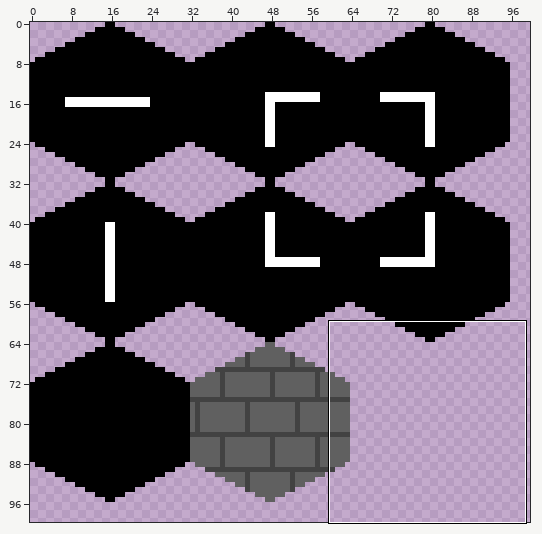
Sprite sheet: Art/TileSet.png. The first picture is a wide view before the edit; the outline marks the close-up.
Close-up. Before:
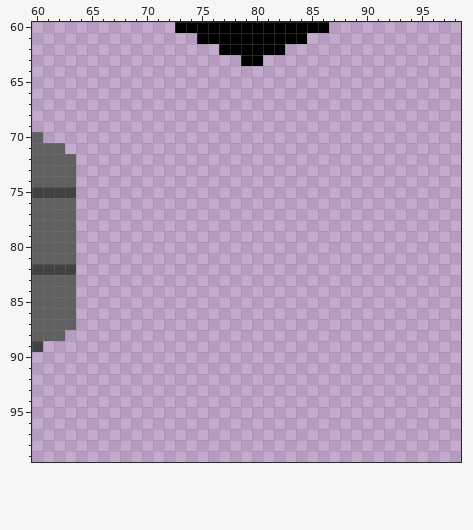
The file is 160x160 pixels. Shown: x 60..98, y 60..99. The wide view leaves out empty margins.
The result:
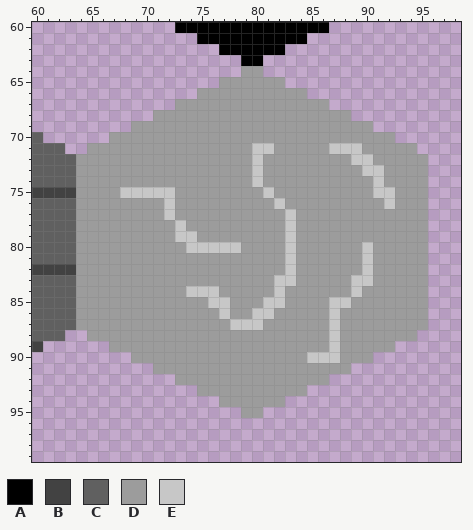
Palette (. is transparent): A #000000  B #424242  C #606060  D #9c9c9c  E #c7c7c7
Diff:
{"y":64,"x":79,"old":"..","new":"DD"}
{"y":65,"x":77,"old":"......","new":"DDDDDD"}
{"y":66,"x":75,"old":"..........","new":"DDDDDDDDDD"}
{"y":67,"x":73,"old":"..............","new":"DDDDDDDDDDDDDD"}
{"y":68,"x":71,"old":"..................","new":"DDDDDDDDDDDDDDDDDD"}
{"y":69,"x":69,"old":"......................","new":"DDDDDDDDDDDDDDDDDDDDDD"}
{"y":70,"x":67,"old":"..........................","new":"DDDDDDDDDDDDDDDDDDDDDDDDDD"}
{"y":71,"x":65,"old":"..............................","new":"DDDDDDDDDDDDDDDEEDDDDDEEEDDDDD"}
{"y":72,"x":64,"old":"................................","new":"DDDDDDDDDDDDDDDDEDDDDDDDDEEDDDDD"}
{"y":73,"x":64,"old":"................................","new":"DDDDDDDDDDDDDDDDEDDDDDDDDDEEDDDD"}
{"y":74,"x":64,"old":"................................","new":"DDDDDDDDDDDDDDDDEDDDDDDDDDDEDDDD"}
{"y":75,"x":64,"old":"................................","new":"DDDDEEEEEDDDDDDDDEDDDDDDDDDEEDDD"}
{"y":76,"x":64,"old":"................................","new":"DDDDDDDDEDDDDDDDDDEDDDDDDDDDEDDD"}
{"y":77,"x":64,"old":"................................","new":"DDDDDDDDEDDDDDDDDDDEDDDDDDDDDDDD"}
{"y":78,"x":64,"old":"................................","new":"DDDDDDDDDEDDDDDDDDDEDDDDDDDDDDDD"}
{"y":79,"x":64,"old":"................................","new":"DDDDDDDDDEEDDDDDDDDEDDDDDDDDDDDD"}
{"y":80,"x":64,"old":"................................","new":"DDDDDDDDDDEEEEEDDDDEDDDDDDEDDDDD"}
{"y":81,"x":64,"old":"................................","new":"DDDDDDDDDDDDDDDDDDDEDDDDDDEDDDDD"}
{"y":82,"x":64,"old":"................................","new":"DDDDDDDDDDDDDDDDDDDEDDDDDDEDDDDD"}
{"y":83,"x":64,"old":"................................","new":"DDDDDDDDDDDDDDDDDDEEDDDDDEEDDDDD"}
{"y":84,"x":64,"old":"................................","new":"DDDDDDDDDDEEEDDDDDEDDDDDDEDDDDDD"}
{"y":85,"x":64,"old":"................................","new":"DDDDDDDDDDDDEEDDDEEDDDDEEDDDDDDD"}
{"y":86,"x":64,"old":"................................","new":"DDDDDDDDDDDDDEDDEEDDDDDEDDDDDDDD"}
{"y":87,"x":64,"old":"................................","new":"DDDDDDDDDDDDDDEEEDDDDDDEDDDDDDDD"}
{"y":88,"x":65,"old":"..............................","new":"DDDDDDDDDDDDDDDDDDDDDDEDDDDDDD"}
{"y":89,"x":67,"old":"..........................","new":"DDDDDDDDDDDDDDDDDDDDEDDDDD"}
{"y":90,"x":69,"old":"......................","new":"DDDDDDDDDDDDDDDDEEEDDD"}
{"y":91,"x":71,"old":"..................","new":"DDDDDDDDDDDDDDDDDD"}
{"y":92,"x":73,"old":"..............","new":"DDDDDDDDDDDDDD"}
{"y":93,"x":75,"old":"..........","new":"DDDDDDDDDD"}
{"y":94,"x":77,"old":"......","new":"DDDDDD"}
{"y":95,"x":79,"old":"..","new":"DD"}
{"label":"added","picture_box":[76,66,428,418]}
